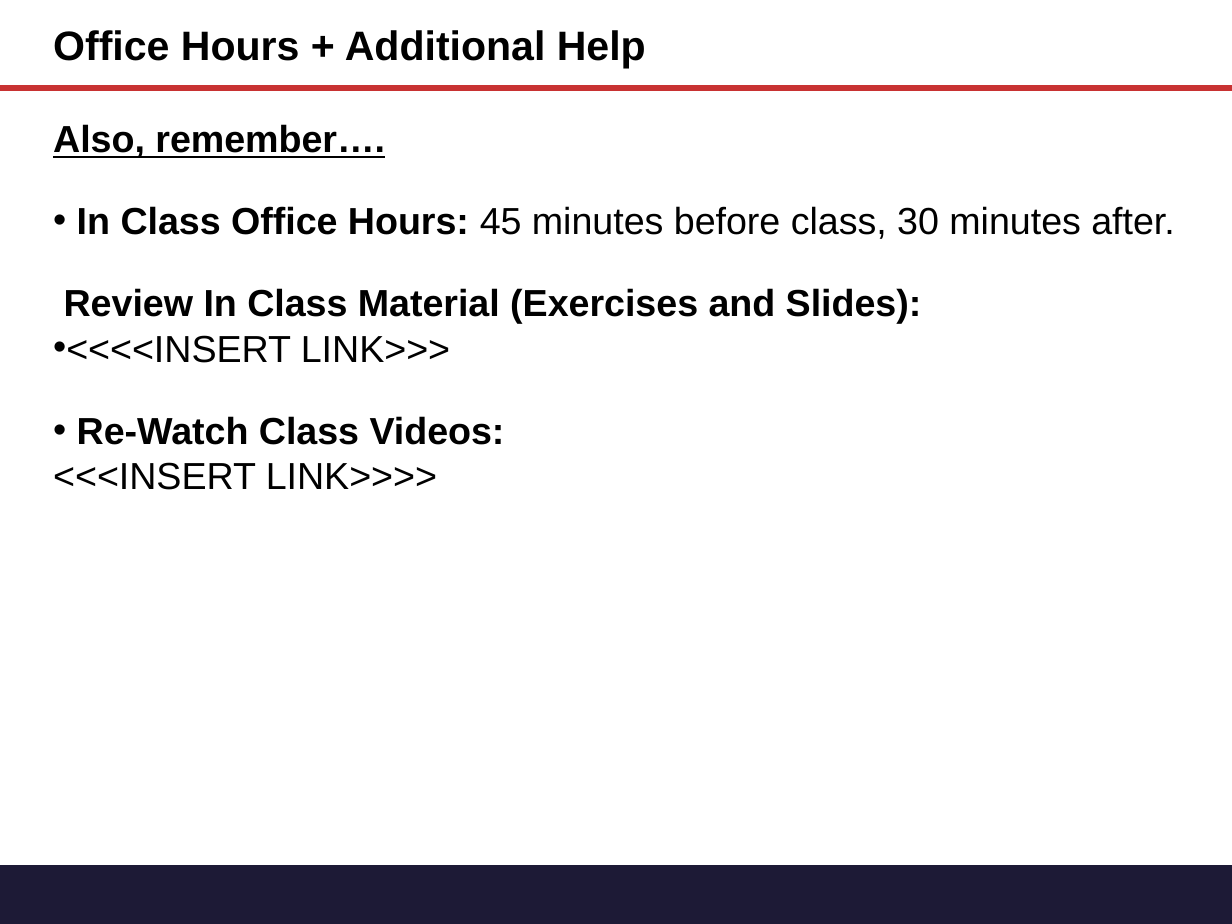
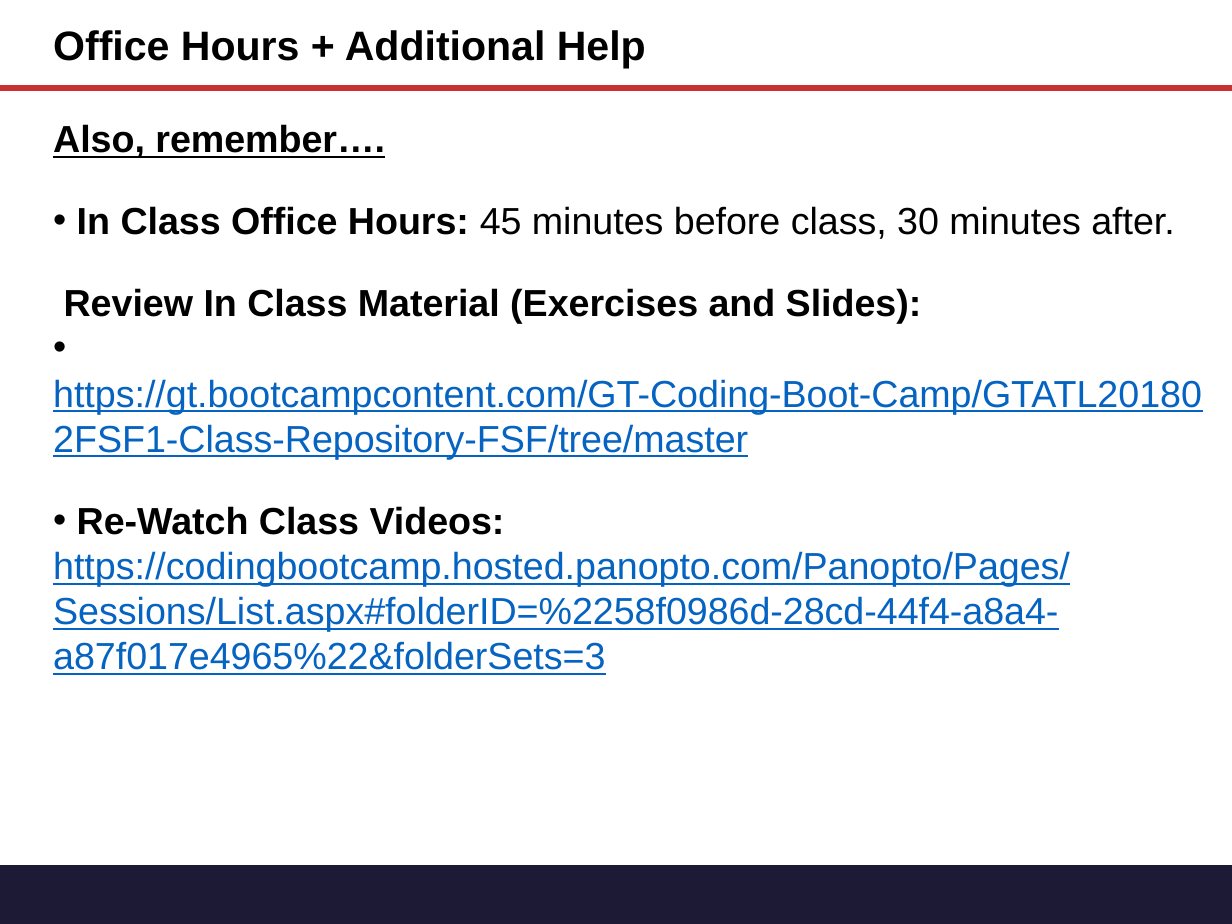
Before and after one commit to zarahelyse/upstream, a slide deck: slide 7 of 02-lesson-plans/02-Week/01-Day/Slide-Shows/Going_Live.pptx. Drawn at 1232x924 pixels with LibreOffice and Linux fonts; fonts in the diff are those of the drawing. Boxes give left, top, right and bottom in pixels: in the first picture for what was removed or moved away, otherwise in the second. Text is boxed around its words. In the diff, an @@ line names an element or a change of style, - is before the commit and + after.

```diff
--- a/02-lesson-plans/02-Week/01-Day/Slide-Shows/Going_Live.pptx
+++ b/02-lesson-plans/02-Week/01-Day/Slide-Shows/Going_Live.pptx
@@ text at [53,288,1202,459]: text changed; text colour #000000 to #0563C1; bold off @@
-• Review In Class Material (Exercises and Slides):
-  <<<<INSERT LINK>>>
+• Review In Class Material (Exercises and Slides):
+  https://gt.bootcampcontent.com/GT-Coding-Boot-Camp/GTATL201802FSF1-Class-Repository-FSF/tree/master
@@ text at [53,551,1070,675]: text changed; text colour #000000 to #0563C1 @@
-<<<INSERT LINK>>>>
+https://codingbootcamp.hosted.panopto.com/Panopto/Pages/Sessions/List.aspx#folderID=%2258f0986d-28cd-44f4-a8a4-a87f017e4965%22&folderSets=3
```
Also in this commit, not shown: 1 other slide changed.
